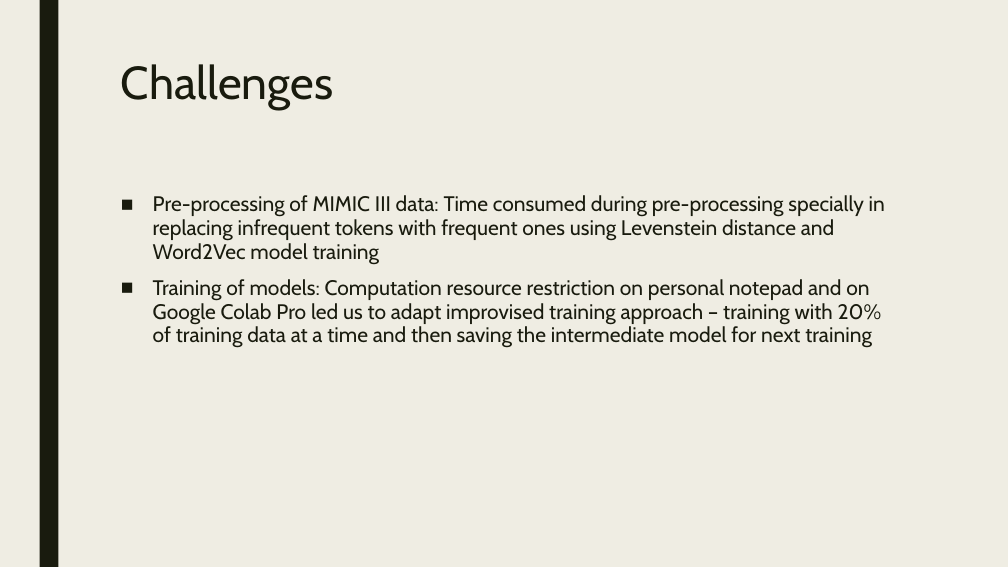
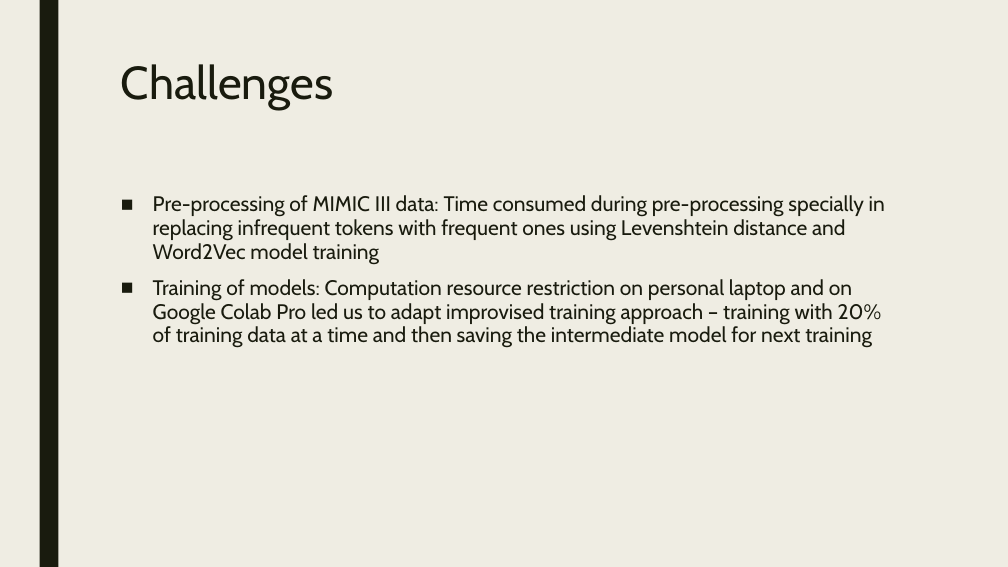
Before and after one commit to MLwithSandy/CS598_DLH_Project, a slide deck: slide 8 of project_docs/137_PaperPresentation.pptx. Drawn at 1008x567 pixels with LibreOffice and Linux fonts; fonts in the diff are those of the drawing. Boxes give left, top, right and bottom in pixels: in the first picture for what was removed or moved away, otherwise in the second. Text is boxed around its words. In the diff, an @@ line names an element or a change of style, - is before the commit and + after.

```diff
--- a/project_docs/137_PaperPresentation.pptx
+++ b/project_docs/137_PaperPresentation.pptx
@@ text at box(153, 195, 885, 348): text changed @@
-■ Pre-processing of MIMIC III data: Time consumed during pre-processing specially in replacing infrequent tokens with frequent ones using Levenstein distance and Word2Vec model training
-■ Training of models: Computation resource restriction on personal notepad and on Google Colab Pro led us to adapt improvised training approach – training with 20% of training data at a time and then saving the intermediate model for next training
+■ Pre-processing of MIMIC III data: Time consumed during pre-processing specially in replacing infrequent tokens with frequent ones using Levenshtein distance and Word2Vec model training
+■ Training of models: Computation resource restriction on personal laptop and on Google Colab Pro led us to adapt improvised training approach – training with 20% of training data at a time and then saving the intermediate model for next training
```
Also in this commit, not shown: 2 other slides changed, 2 other files.
